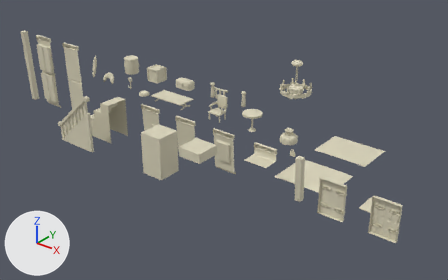
Two versions of the FBX model Museum of Pierre/Assets/Models/AllProps.fbx, one commit apart.
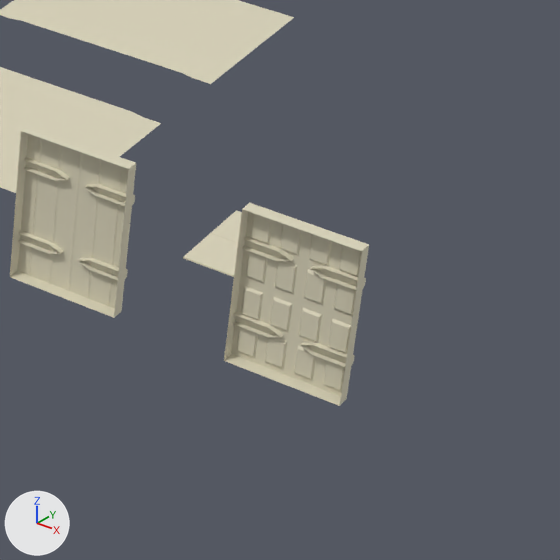
The first picture shows the older version from a 50 mm lens placed at (0.152, -0.171, 0.121), pointed at (0.0, 0.019, 0.003). The close-ups show both versions on the part from 70% to 100% of the width and 53% to 100% of the height of that picture; other places that the commit changed are outside them. The axes (+X, +Y, +Z) are drawn at lower left. The lights are the same throughout. Where no turn or scale is listed for an object, it has been applied to the vertices.

The first close-up shows 'DoorButton', 'DoorLocked', 'Plain_Tile4', 'Rug_End', 'Rug_Middle'.
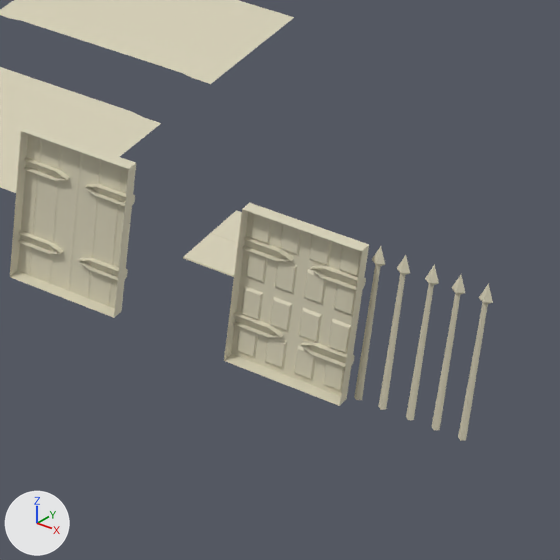
Diff of the bpy script that builds the scene:
```diff
--- a/Museum of Pierre/Assets/Models/AllProps.fbx.py
+++ b/Museum of Pierre/Assets/Models/AllProps.fbx.py
@@ me_mesh_031_1 @@
+me_mesh_031_1.from_pydata(...)  # 65 vertices, 60 faces; spans x -0.00985..-0.00021, y -0.00065..0.00013, z 0.0..0.01415
+me_mesh_031_1.materials.append(mat_enivronment_mat)  # light grey #dbd5bc
@@ ob_doorblock @@
+ob_doorblock = bpy.data.objects.new('DoorBlock', me_mesh_031_1)
+ob_doorblock.location = (0.1, 0.0, 0.0)
```

Where the change shows, as pixel boxes (x1, y1, x2, y2) in the close-ups (560 x 560 px):
'DoorBlock', added: after (354, 246, 493, 441)
